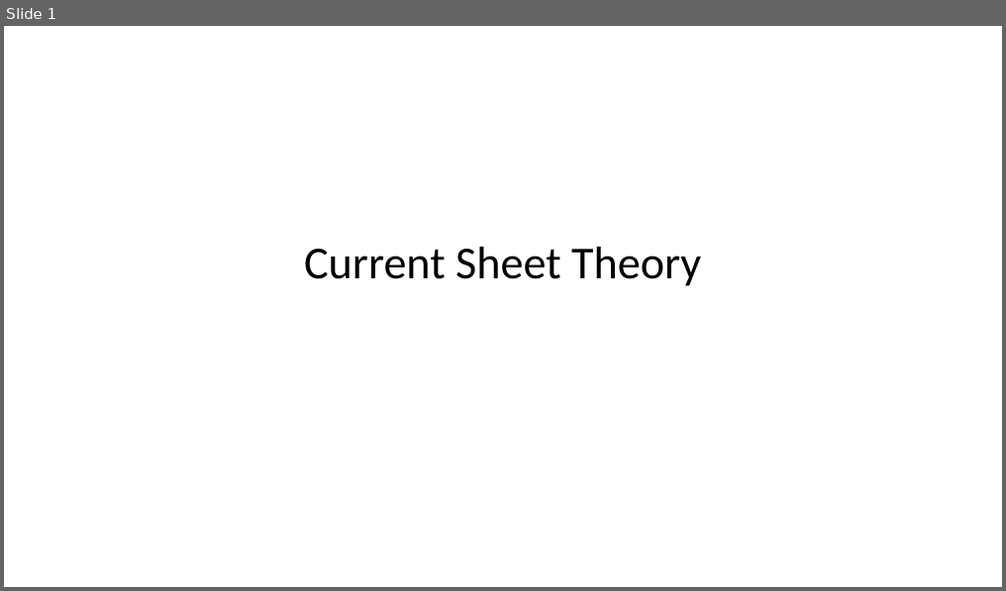
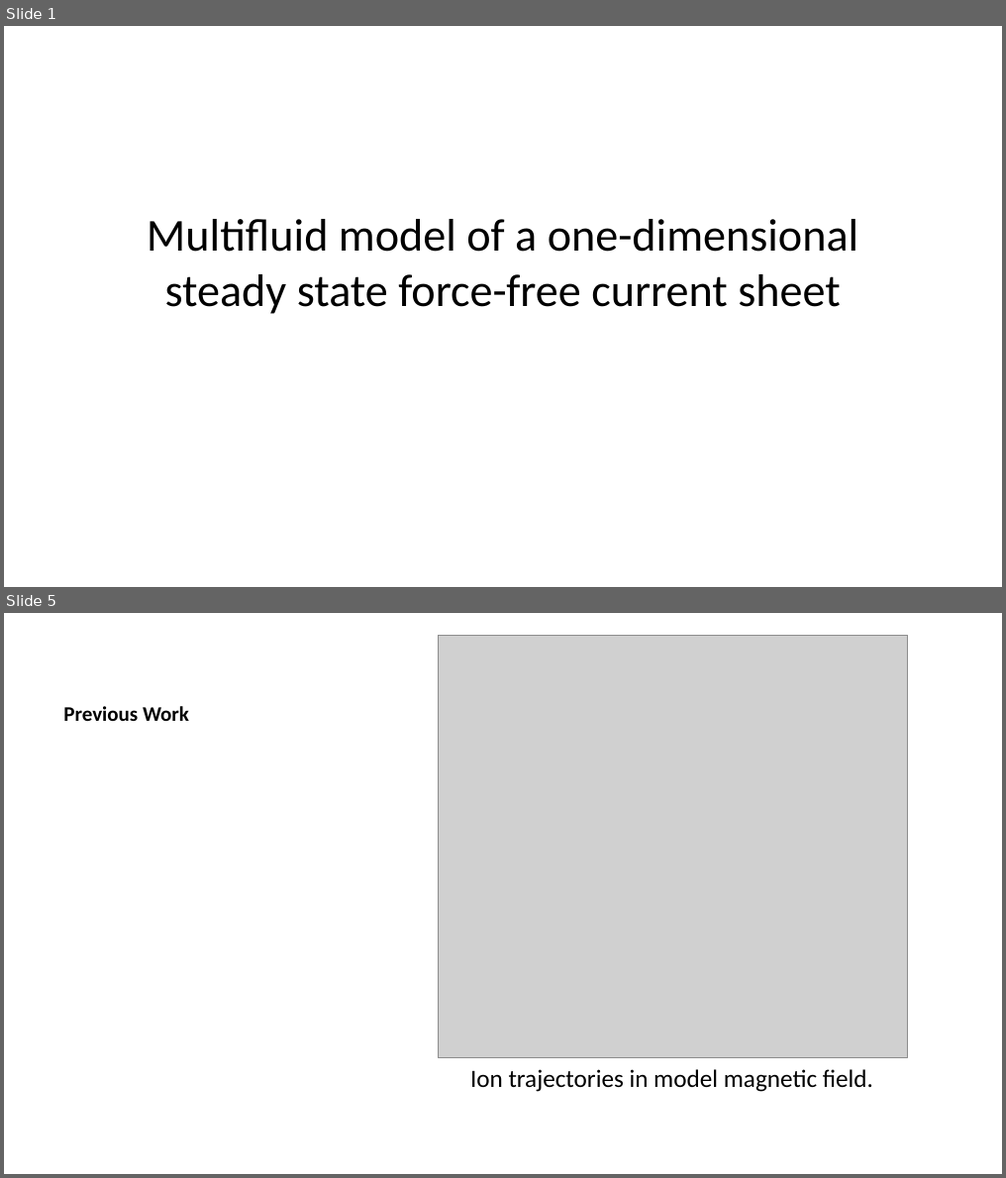
Before and after one commit to Beforerr/cs_theory, a slide deck: index.pptx. Shown one above the other, each under a label of ours: slide 1 before the commit, slides 1 and 5 after it; the slides between them are not shown. The pictures are 1006x591 and 1006x1178 pixels, drawn with LibreOffice and Linux fonts; fonts in the diff are those of the drawing; grey boxes stand for pictures. Boxes give left, top, right and bottom in pixels: in the first picture for what was removed or moved away, otherwise in the second. Text is boxed around its words. In the diff, an @@ line names an element or a change of style, - is before the commit and + after.

```diff
--- a/index.pptx
+++ b/index.pptx
@@ slide 5 added at box(4, 613, 1002, 1174), background #FFFFFF @@
@@ picture added at box(438, 635, 908, 1059) @@
@@ title added at box(63, 706, 189, 721), 15 pt, text #000000, bold @@
+Previous Work
@@ text added at box(470, 1069, 873, 1092), 18 pt, text #000000 @@
+Ion trajectories in model magnetic field.
@@ slide 1 changed as well @@
@@ title at box(147, 219, 859, 314): text changed @@
-Current Sheet Theory
+Multifluid model of a one-dimensional steady state force-free current sheet
```
Also in this commit, not shown: 3 other slides changed, 11 other slides added, 1 slide removed, 30 other files.
